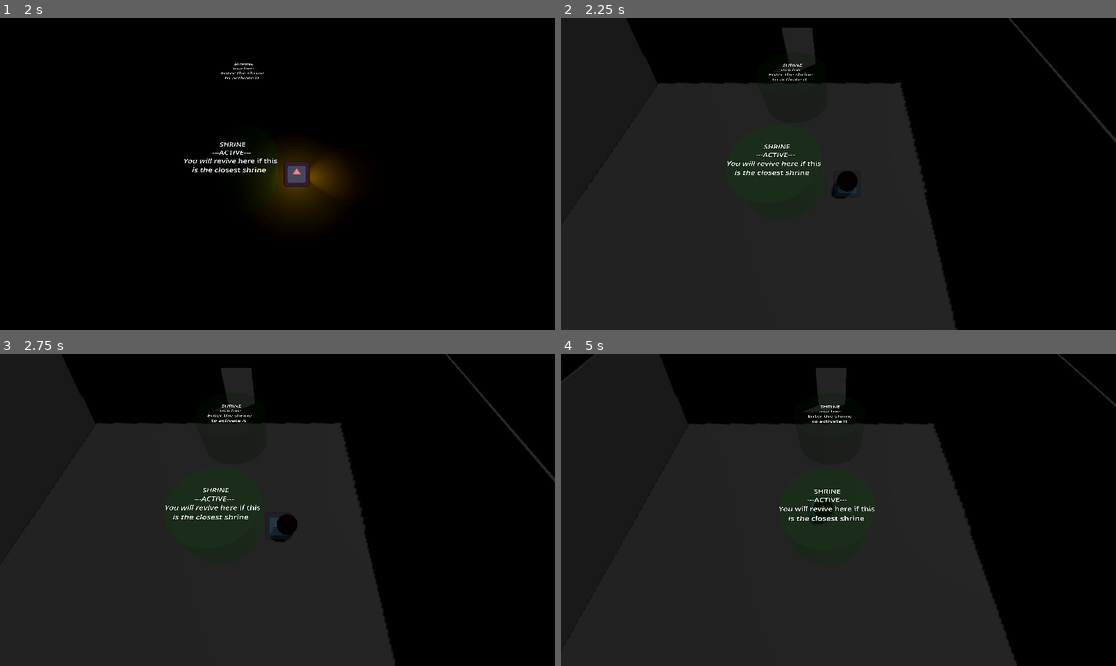
Above: before the commit, frames 1-4 (two rows, left to right).
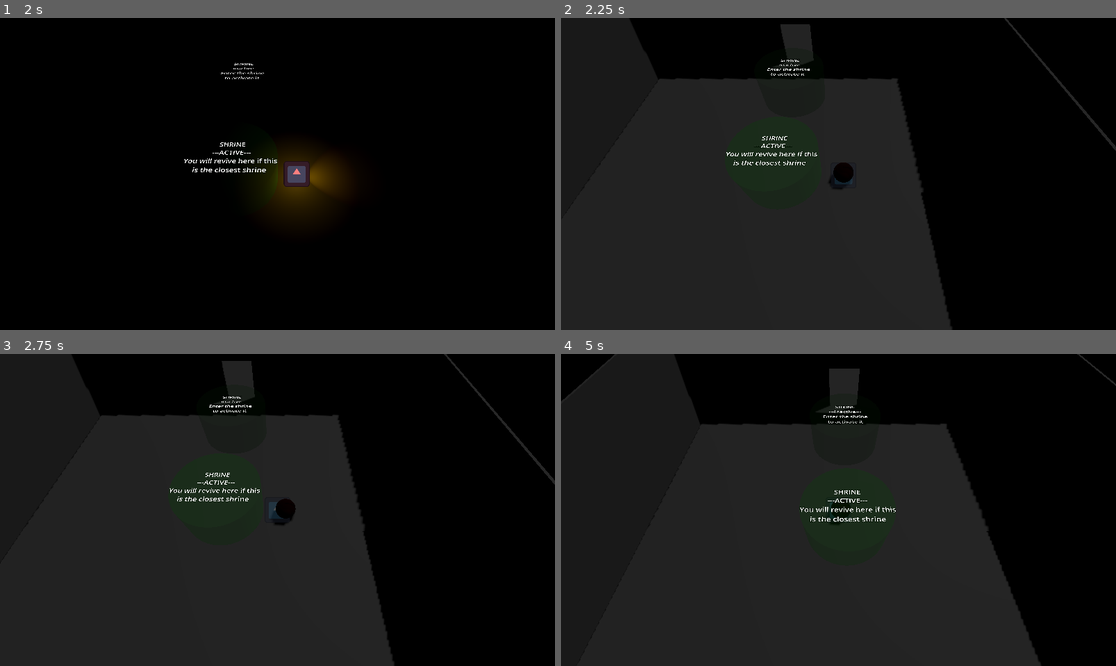
Above: after the commit, the same moments.

Repository: Rusty-Rat-Studios/dead-living-and-dying
Game: Godot game, scene res://game.tscn
Same seed, same stepped clock (60 frames per second), same inputs: the game is played once before the commit and once after it. The engine's default icon, where the game draws it, is replaced by a stand-in: a white triangle on a blue panel in a dark square.
Inputs (mouse positions are in pixels of both pictures, inside the frame that each line leads up to):
- Up to frame 1 (2 s): click "START" at 0.5 s; tap Enter at 1.25 s; move the mouse to (399, 158) at 1.27 s; hold Right (ui_right) from 1.28 s (still down); tap Tab at 1.35 s
- Up to frame 2 (2.25 s): move the mouse to (727, 189) at 2.02 s; release Right (ui_right) at 2.03 s; hold Down (ui_down) from 2.03 s (still down); tap Tab at 2.1 s
- Up to frame 3 (2.75 s): keep holding Down (ui_down)
- Up to frame 4 (5 s): move the mouse to (894, 441) at 2.77 s; release Down (ui_down) at 2.78 s; hold Right (ui_right) 2.78-3.53 s; tap Tab at 2.85, 3.6, 4.35 s; move the mouse to (810, 572) at 3.52 s; hold Up (ui_up) 3.53-4.28 s; move the mouse to (1005, 556) at 4.27 s; hold Left (ui_left) from 4.28 s (still down)

Frame 1 is identical in both runs. In frame 2, 2.4% of the frame differs, in the area x 3-100%, y 0-100%; in frame 3, 2.9%; in frame 4, 5.0%, in the area x 0-100%, y 0-100%.

Commit message:
Add camera _process enable/disable used when moving to shrine

Diff:
--- a/player/camera.gd
+++ b/player/camera.gd
@@ -15,8 +15,11 @@
 const LAG_STRENGTH: float = 4
 # max distance camera can lag behind
 const MAX_LAG_DISTANCE: float = 1
+# time it takes to reset camera to center when disabled
+const RESET_TIME: float = 0.2
 
 @onready var player: CharacterBody3D = PlayerHandler.get_player()
+@onready var initial_position: Vector3 = position
 # rotation value of the parent RotationOffset (Marker3D) node
 @onready var rotation_offset: float = get_parent().rotation.x
 # global-space camera position offset from player position
@@ -45,3 +48,15 @@
 
 	# lerp camera position towards the lag target
 	global_position = global_position.lerp(lag_target, LAG_STRENGTH * delta)
+
+
+func enable() -> void:
+	# enable process function
+	set_process(true)
+
+
+func disable() -> void:
+	# tween to position centered on character
+	get_tree().create_tween().tween_property(self, "position", initial_position, RESET_TIME)
+	# disable _process function
+	set_process(false)
--- a/player/state_dead.gd
+++ b/player/state_dead.gd
@@ -56,12 +56,17 @@
 		if distance_sq < parent.global_position.distance_squared_to(target_shrine.global_position):
 			target_shrine = shrine
 
+
+	# disable camera lagging for duration of motion
+	parent.camera.disable()
 	var tween: Tween = get_tree().create_tween()
 	# move corpse towards shrine over RESPAWN_TIME duration
 	tween.tween_property(parent, "global_position", target_shrine.global_position,
 		RESPAWN_TIME).set_trans(Tween.TRANS_CUBIC)
 	# wait for tween to finish before reactivating collision layers
 	await get_tree().create_timer(RESPAWN_TIME).timeout
+
+	parent.camera.enable()
 	# consume shrine (note: does not consume default shrine)
 	target_shrine.consume()
 
